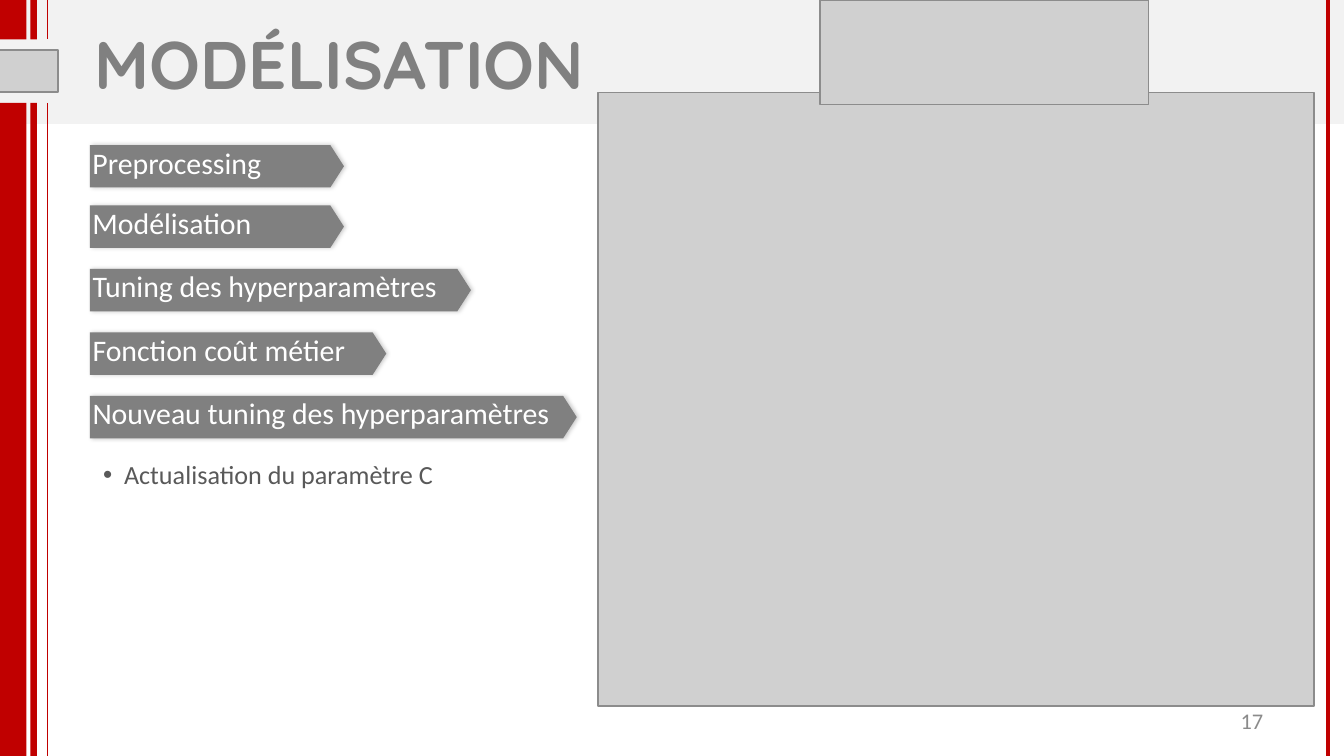
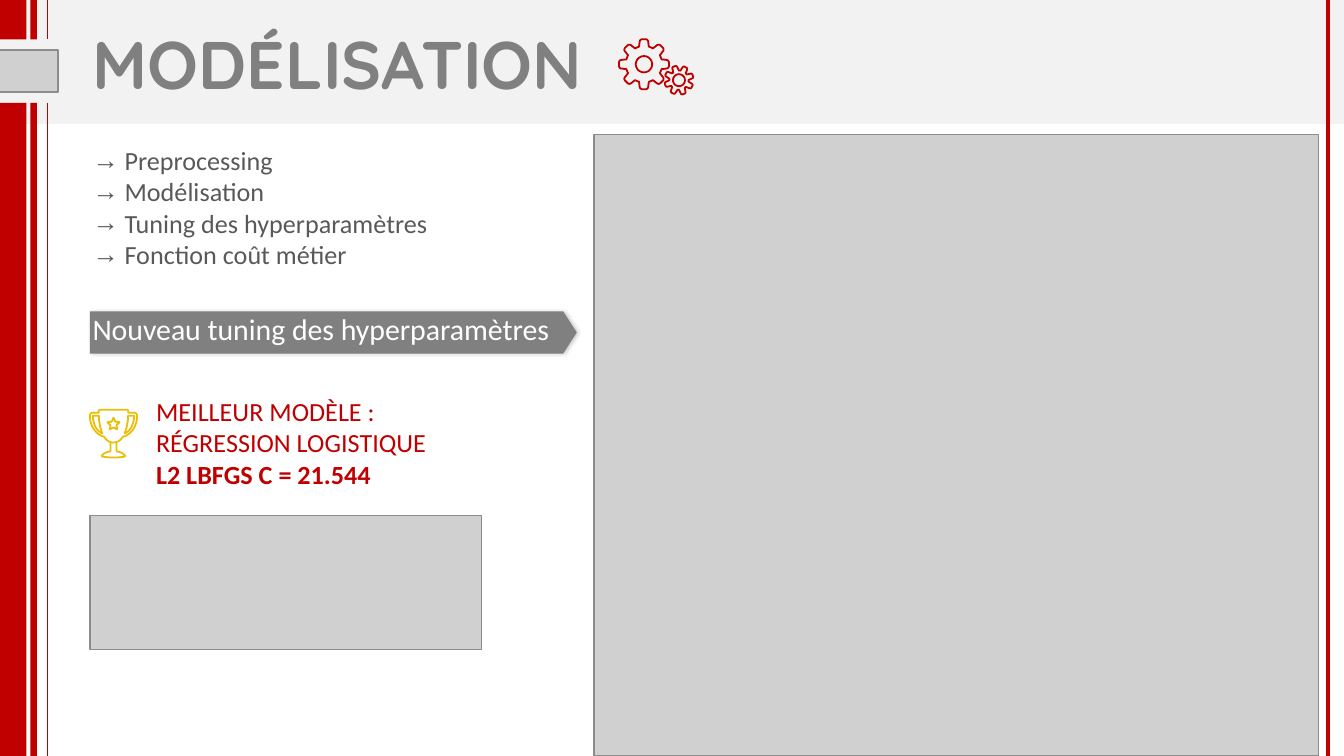
Before and after one commit to florabajolet/OCR7_scoring, a slide deck: slide 18 of P7_presentation.pptx (slide 17 before the commit). Drawn at 1344x756 pixels with LibreOffice and Linux fonts; fonts in the diff are those of the drawing; grey boxes stand for pictures. Boxes give left, top, right and bottom in pixels: in the first picture for what was removed or moved away, otherwise in the second. Text is boxed around its words. In the diff, an @@ line names an element or a change of style, - is before the commit and + after.

```diff
--- a/P7_presentation.pptx
+++ b/P7_presentation.pptx
@@ title "MODÉLISATION" at box(93, 28, 582, 90): alignment centre to left @@
@@ picture removed at box(820, 0, 1148, 105) @@
@@ freeform shape added at box(620, 39, 669, 89), outline #C00000 0.96 pt @@
@@ freeform shape added at box(665, 66, 694, 94), outline #C00000 0.96 pt @@
@@ text "Preprocessing": place and size @@
-text "Preprocessing" at box(93, 276, 436, 302)
+text "Preprocessing" at box(125, 152, 427, 264)
@@ pentagon arrow removed at box(90, 145, 344, 187) @@
@@ picture: place and size @@
-picture at box(598, 93, 1314, 707)
+picture at box(594, 134, 1318, 755)
@@ text removed at box(92, 153, 261, 179) @@
-Preprocessing
@@ text at box(125, 152, 273, 201): paragraphs added @@
+→ Preprocessing
+→ Modélisation
@@ pentagon arrow removed at box(90, 206, 344, 247) @@
@@ text removed at box(92, 213, 251, 234) @@
-Modélisation
@@ text at box(125, 215, 427, 238): size 16 to 14 pt, text colour #FFFFFF to #595959 in "Tuning des hyperparamètres"; bullet none to → @@
@@ pentagon arrow removed at box(90, 269, 470, 310) @@
@@ text at box(125, 246, 347, 264): paragraph added @@
+→ Fonction coût métier
@@ text "Nouveau tuning des hyperparamètres": place and size @@
-text "Nouveau tuning des hyperparamètres" at box(93, 403, 549, 429)
+text "Nouveau tuning des hyperparamètres" at box(93, 319, 549, 345)
@@ pentagon arrow: place and size @@
-pentagon arrow at box(90, 396, 577, 438)
+pentagon arrow at box(90, 312, 577, 353)
@@ pentagon arrow removed at box(90, 332, 386, 374) @@
@@ text removed at box(93, 340, 345, 361) @@
-Fonction coût métier
@@ freeform shape added at box(90, 410, 137, 442), outline #EABF08 0.96 pt @@
@@ text added at box(156, 399, 426, 484), 14 pt, text #C00000 @@
+MEILLEUR MODÈLE :
+RÉGRESSION LOGISTIQUE
+L2 LBFGS C = 21.544
@@ freeform shape added at box(102, 444, 126, 457), outline #EABF08 0.96 pt @@
@@ text removed at box(124, 466, 433, 488) @@
-• Actualisation du paramètre C
@@ picture added at box(90, 516, 481, 650) @@
@@ page number removed at box(1241, 714, 1264, 729) @@
-17
```
Also in this commit, not shown: 20 other slides changed, 3 slides added, 19 other files.
